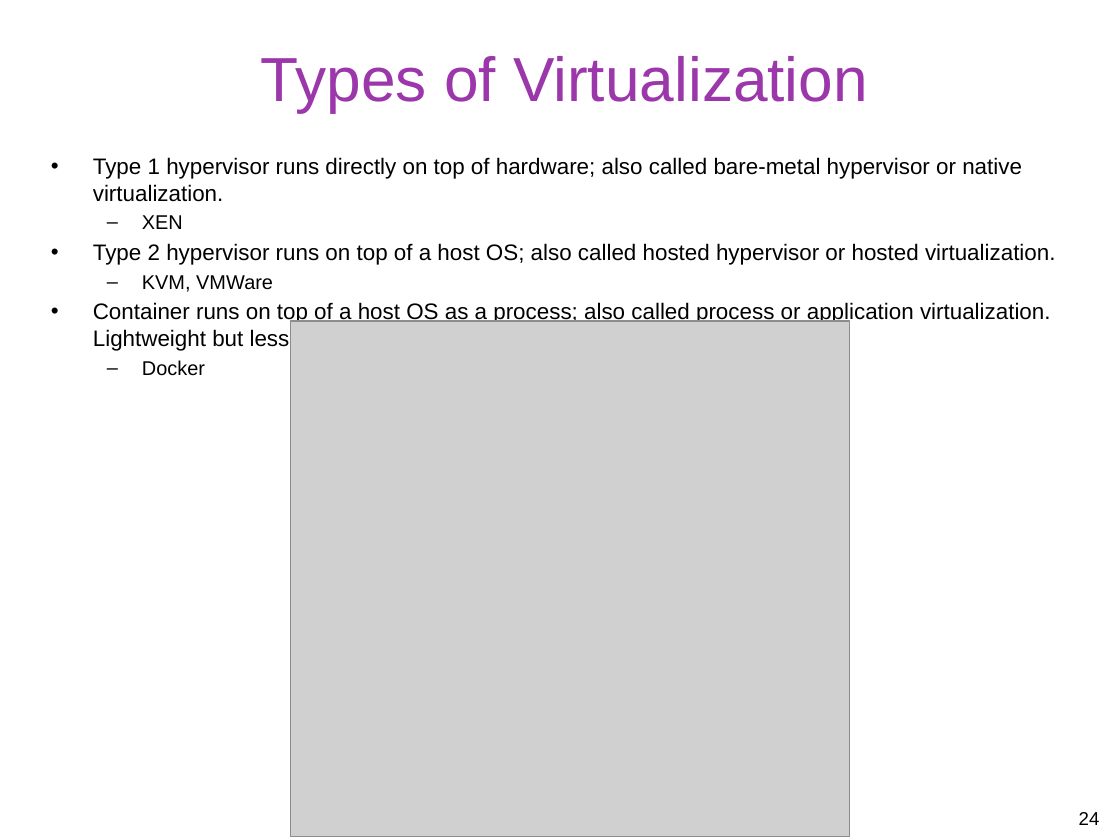
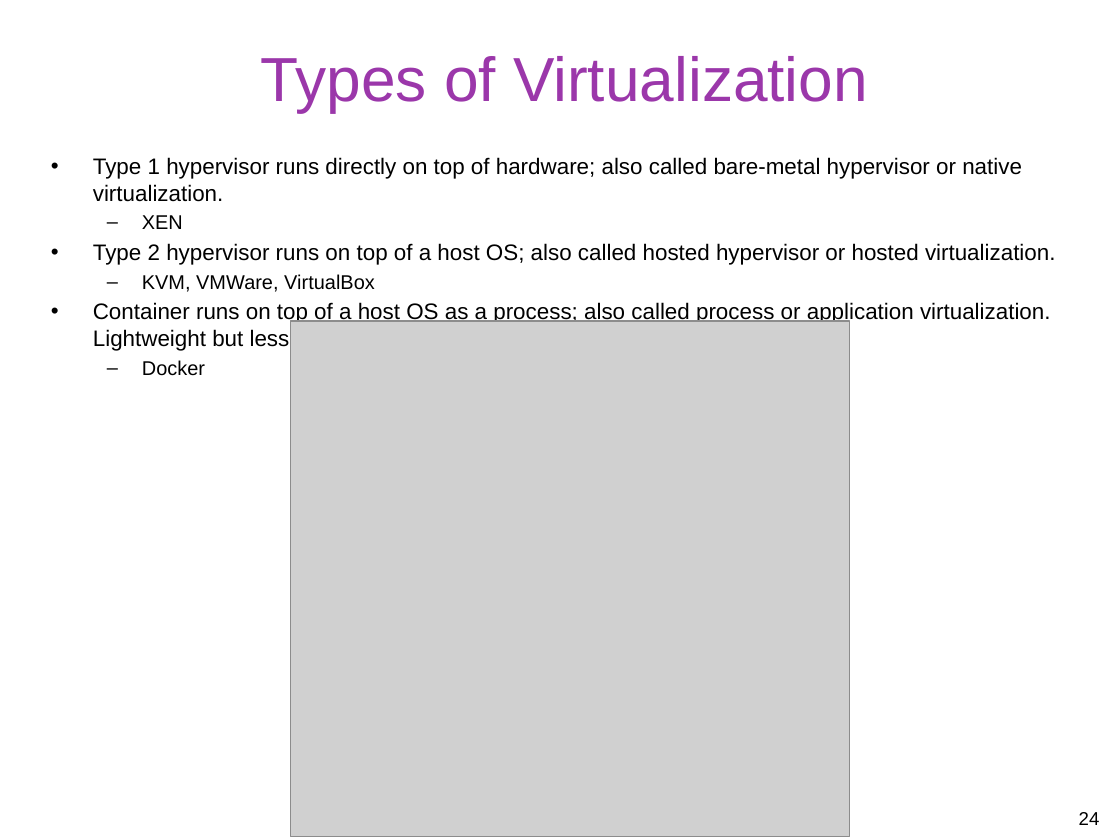
Before and after one commit to gulaoshi/gu.github.io, a slide deck: slide 24 of InfoSec/PPTs/L12-CH12-OS Security.pptx. Drawn at 1120x840 pixels with LibreOffice and Linux fonts; fonts in the diff are those of the drawing; grey boxes stand for pictures. Boxes give left, top, right and bottom in pixels: in the first picture for what was removed or moved away, otherwise in the second. Text is boxed around its words. In the diff, an @@ line names an element or a change of style, - is before the commit and + after.

```diff
--- a/InfoSec/PPTs/L12-CH12-OS Security.pptx
+++ b/InfoSec/PPTs/L12-CH12-OS Security.pptx
@@ text at [142, 274, 375, 292]: text changed @@
-  – KVM, VMWare
+  – KVM, VMWare, VirtualBox
```
Also in this commit, not shown: 4 other slides changed, 1 other file.
